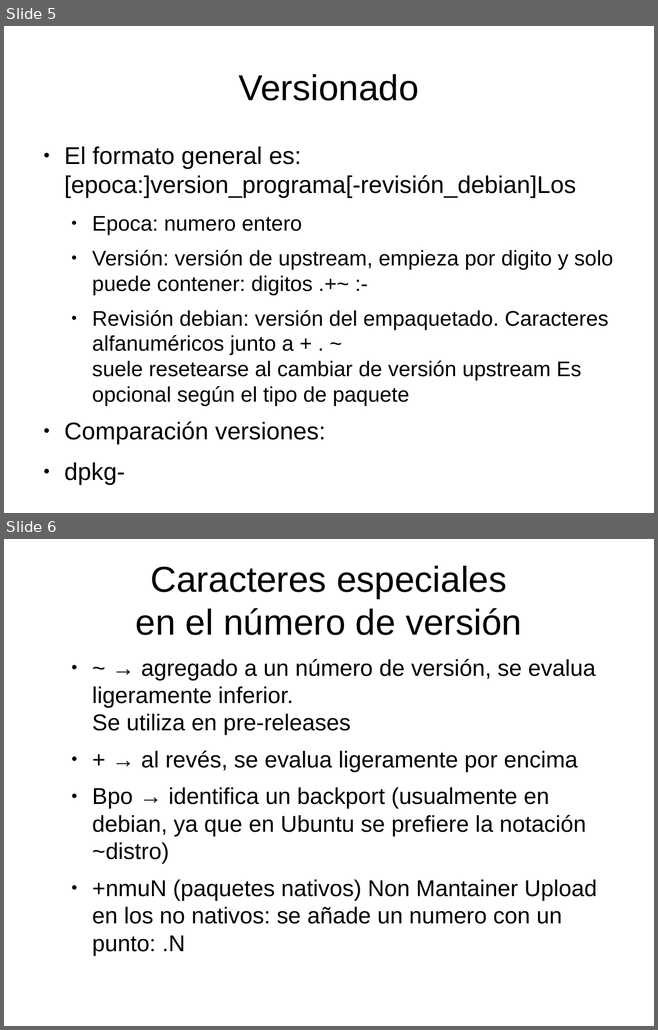
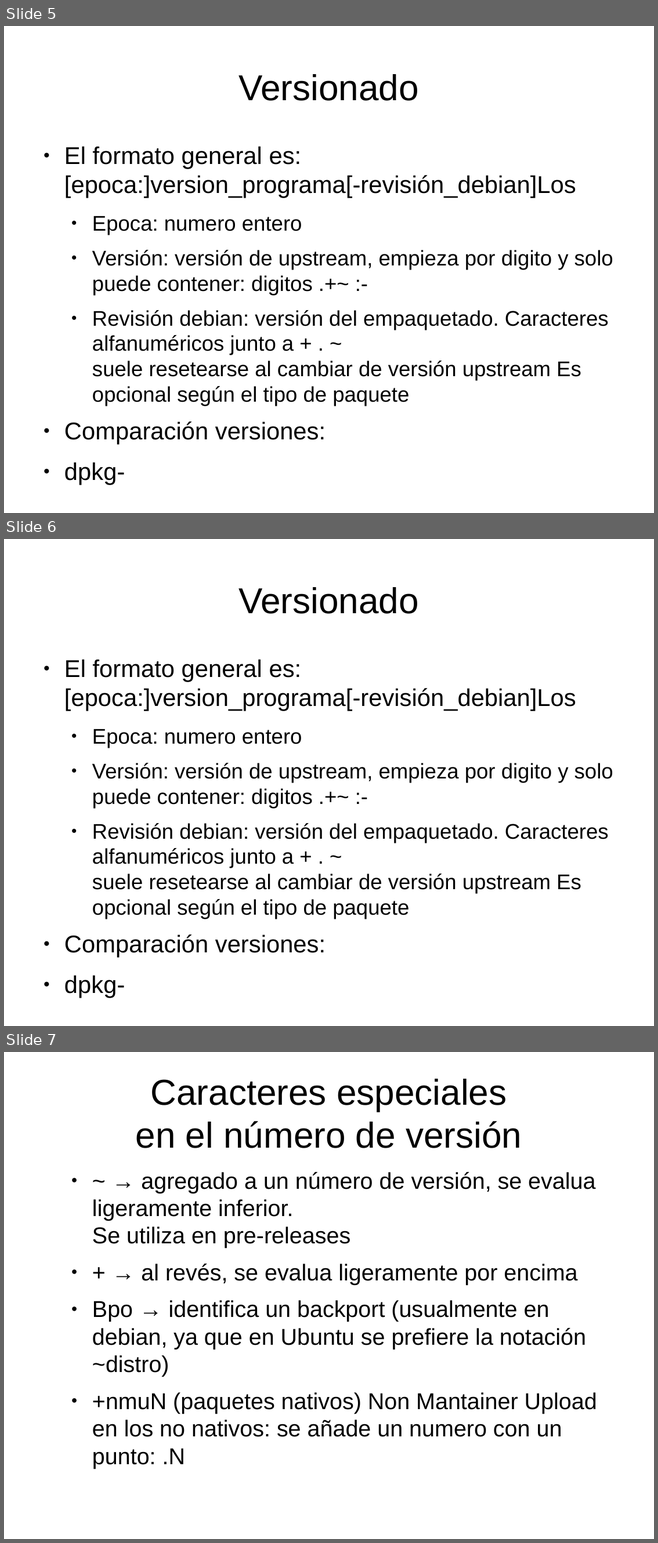
Before and after one commit to luisgg/curso-empaquetado, a slide deck: t3/p03-paquetes-fuente.odp. Shown one above the other, each under a label of ours: slides 5 and 6 before the commit, slides 5, 6 and 7 after it. The pictures are 658x1030 and 658x1543 pixels, drawn with LibreOffice and Linux fonts; fonts in the diff are those of the drawing; background and template pictures are left out. Boxes give left, top, right and bottom in pixels: in the first picture for what was removed or moved away, otherwise in the second. Text is boxed around its words. In the diff, an @@ line names an element or a change of style, - is before the commit and + after.

Commit message:
transparencias acutalizadas

```diff
--- a/t3/p03-paquetes-fuente.odp
+++ b/t3/p03-paquetes-fuente.odp
@@ slide 6 added at (x1=4, y1=539, x2=654, y2=1026), background #FFFFFF; not listed: 1 template element that a slide beside it also shows @@
@@ title added at (x1=238, y1=587, x2=419, y2=614), 44 pt, text #000000 @@
+Versionado
@@ text added at (x1=64, y1=659, x2=613, y2=919), 25.9 pt, text #000000 @@
+● El formato general es:
+  [epoca:]version_programa[-revisión_debian]Los
+  ● Epoca: numero entero
+  ● Versión: versión de upstream, empieza por digito y solo puede contener: digitos .+~ :-
+  ● Revisión debian: versión del empaquetado. Caracteres alfanuméricos junto a + . ~
+    suele resetearse al cambiar de versión upstream Es opcional según el tipo de paquete
+● Comparación versiones:
+● dpkg-
@@ what was slide 6 is now slide 7 @@
```
